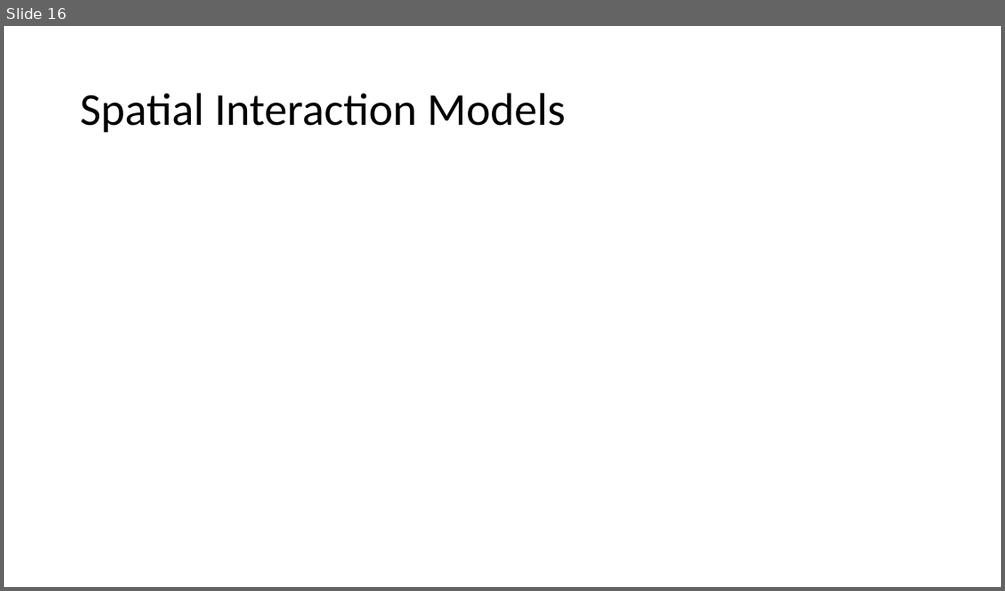
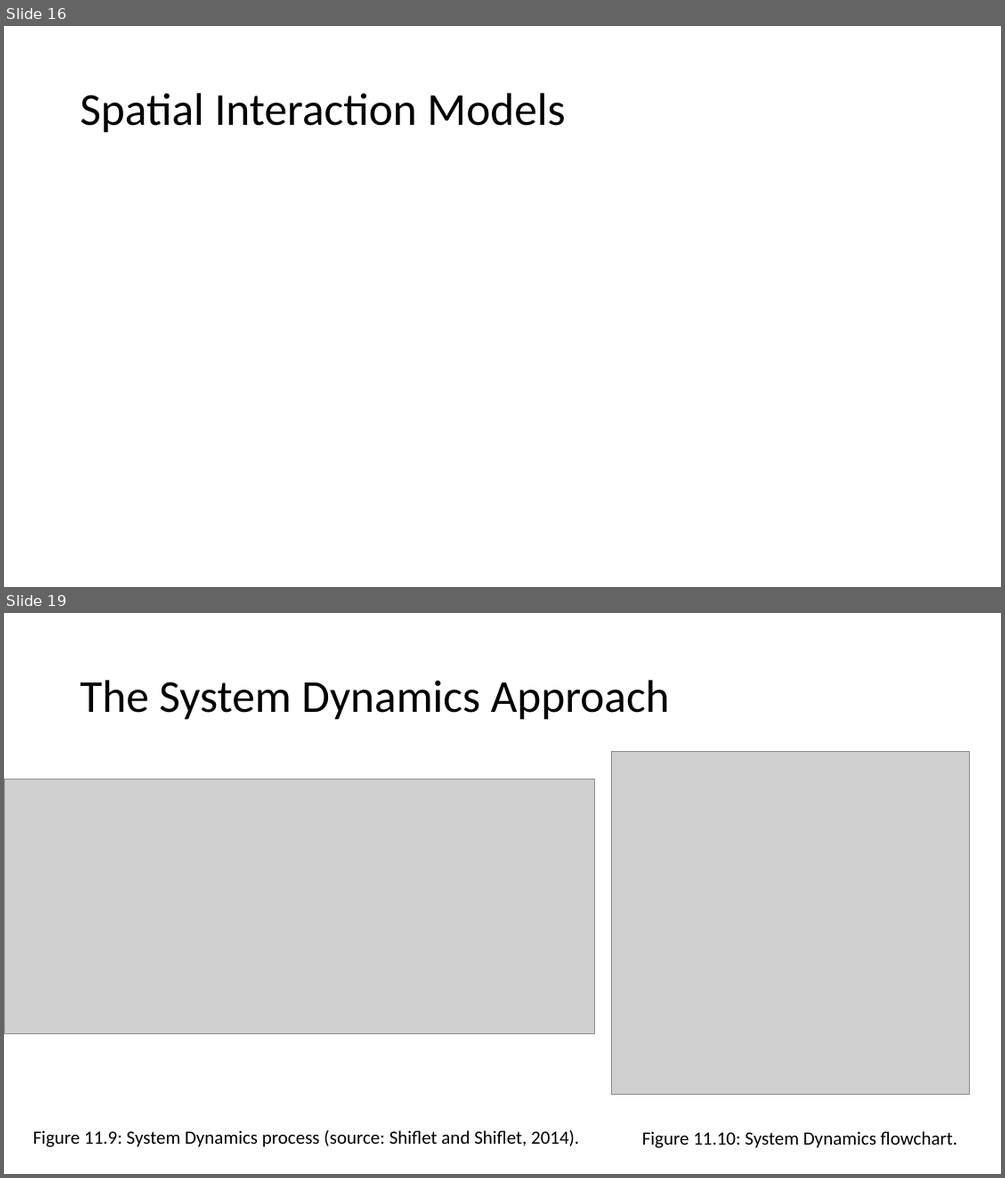
Before and after one commit to abmgis/abmgis, a slide deck: Chapter11-AlternativeModellingApproaches/Chapter11.pptx. Shown one above the other, each under a label of ours: slide 16 before the commit, slides 16 and 19 after it; the slides between them are not shown. The pictures are 1005x591 and 1005x1178 pixels, drawn with LibreOffice and Linux fonts; fonts in the diff are those of the drawing; grey boxes stand for pictures. Boxes give left, top, right and bottom in pixels: in the first picture for what was removed or moved away, otherwise in the second. Text is boxed around its words. In the diff, an @@ line names an element or a change of style, - is before the commit and + after.

```diff
--- a/Chapter11-AlternativeModellingApproaches/Chapter11.pptx
+++ b/Chapter11-AlternativeModellingApproaches/Chapter11.pptx
@@ slide 19 added at [4,613,1001,1174], background #FFFFFF @@
@@ title added at [80,680,670,720], 44 pt, text #000000 @@
+The System Dynamics Approach
@@ picture added at [611,751,970,1094] @@
@@ picture added at [4,779,594,1033] @@
@@ text added at [33,1130,579,1147], 18 pt, text #000000 @@
+Figure 11.9: System Dynamics process (source: Shiflet and Shiflet, 2014).
@@ text added at [642,1131,957,1148], 18 pt, text #000000 @@
+Figure 11.10: System Dynamics flowchart.
```
Also in this commit, not shown: 8 other slides added, 5 other files.
